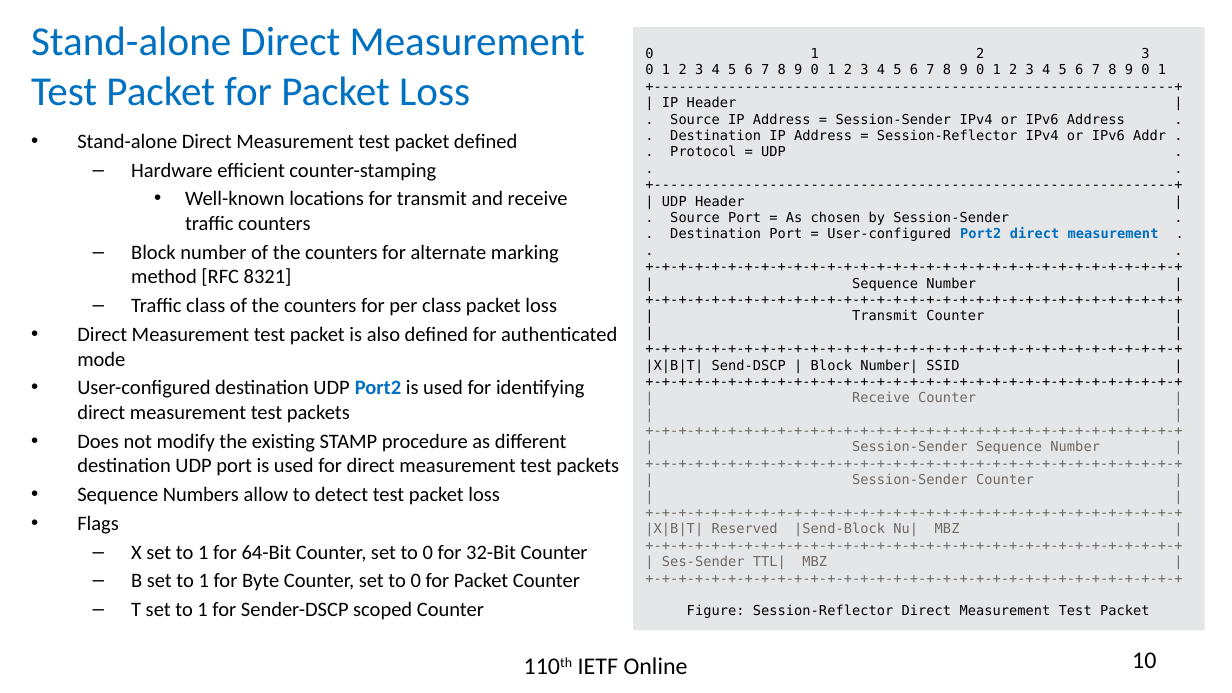
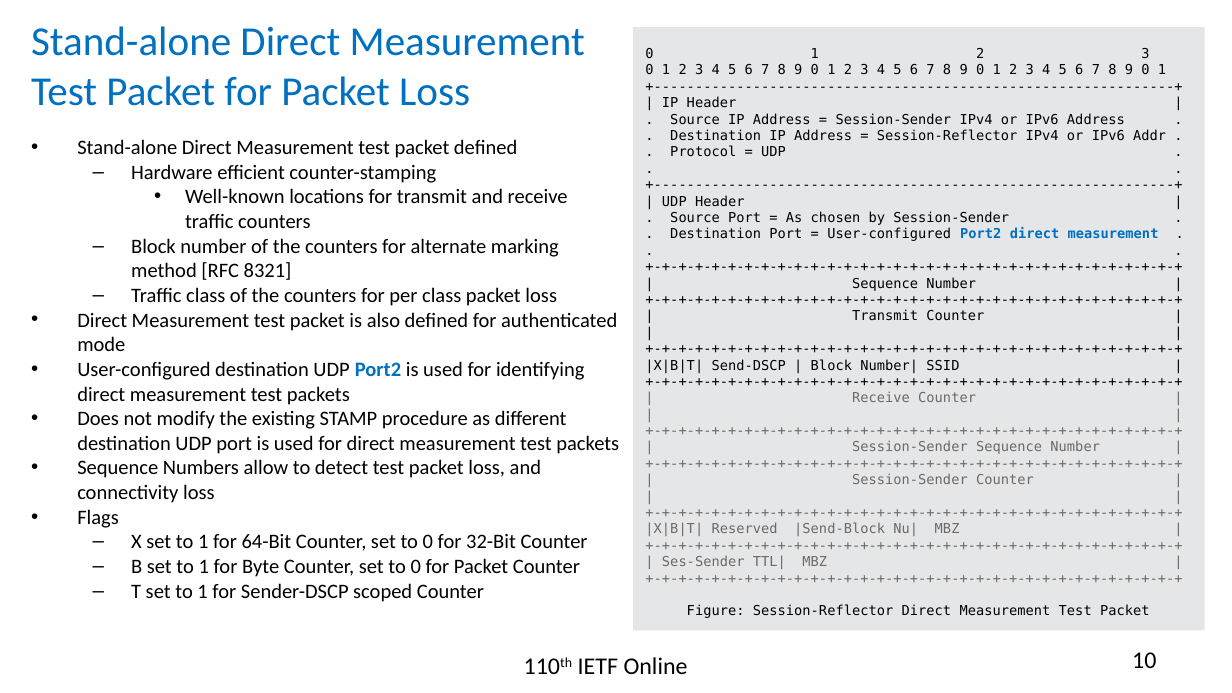
Before and after one commit to rakgandhi/ietf-slides, a slide deck: slide 10 of draft-gandhi-ippm-stamp-srpm-01.pptx. Drawn at 1232x693 pixels with LibreOffice and Linux fonts; fonts in the diff are those of the drawing. Boxes give left, top, right and bottom in pixels: in the first picture for what was removed or moved away, otherwise in the second. Text is boxed around its words. In the diff, an @@ line names an element or a change of style, - is before the commit and + after.

```diff
--- a/draft-gandhi-ippm-stamp-srpm-01.pptx
+++ b/draft-gandhi-ippm-stamp-srpm-01.pptx
@@ text at <box>77,139,619,602</box>: less space between paragraphs @@
@@ text at <box>77,459,541,503</box>: text changed @@
-• Sequence Numbers allow to detect test packet loss
+• Sequence Numbers allow to detect test packet loss, and connectivity loss
```
Also in this commit, not shown: 1 other slide changed, 1 slide added, 2 other files.
